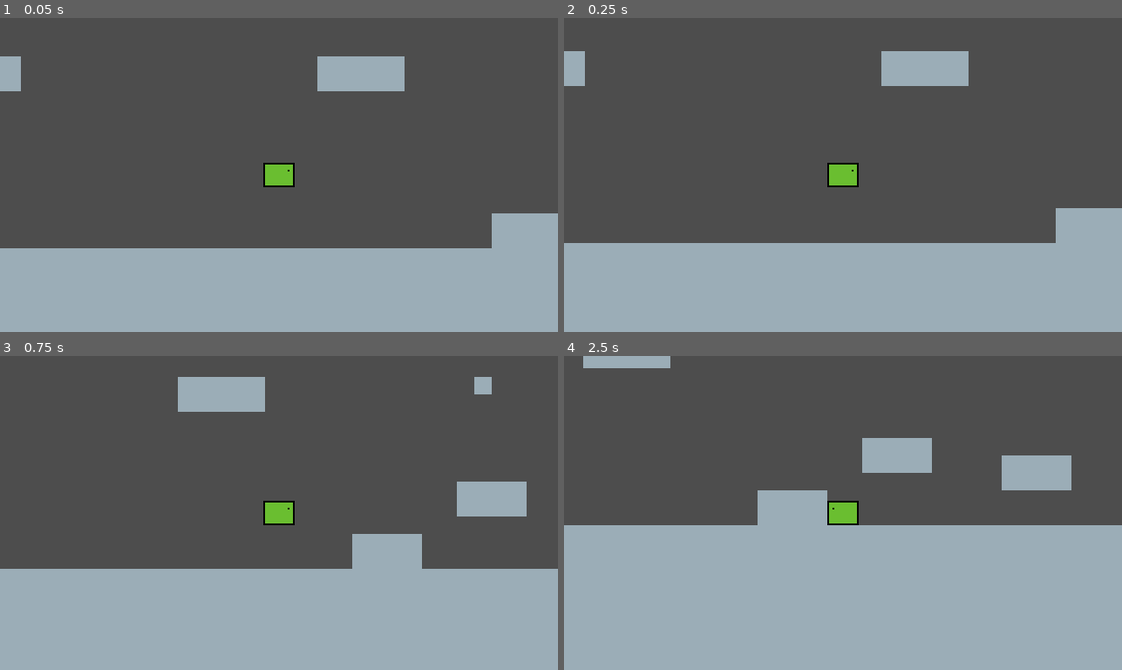
Above: before the commit, frames 1-4 (two rows, left to right).
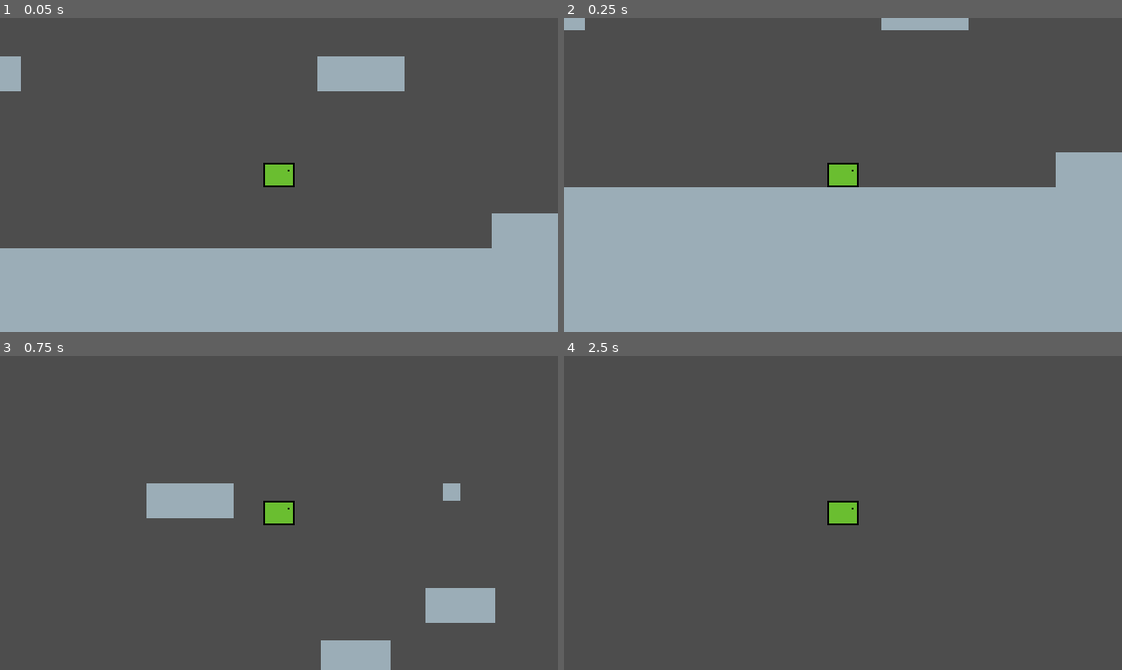
Above: after the commit, the same moments.

Repository: DaPizzaGod/Exotica
Game: Godot game, scene res://stages/prototype/level.tscn
Same seed, same stepped clock (60 frames per second), same inputs: the game is played once before the commit and once after it.
Inputs:
- Up to frame 1 (0.05 s): no input
- Up to frame 2 (0.25 s): no input
- Up to frame 3 (0.75 s): hold D (right) from 0.53 s (still down); tap W (jump) at 0.6 s
- Up to frame 4 (2.5 s): tap W (jump) at 0.77, 1.07, 1.35, 1.52, 1.82, 2.1 s; release D (right) at 2.03 s; hold A (left) from 2.03 s (still down)

Frame 1 is identical in both runs. In frame 2, 21% of the frame differs, in the area x 0-100%, y 0-72%; in frame 3, 36%; in frame 4, 51%, in the area x 0-100%, y 0-100%.

Commit message:
added momentum var

Diff:
--- a/entities/prototype/player/fall.gd
+++ b/entities/prototype/player/fall.gd
@@ -6,13 +6,13 @@
 @export var fall_movement_speed: float
 func check_physics(delta: float) -> State:
 
-	parent.velocity.y += gravity * delta
+	parent.momentum_y += gravity * delta
 
 	var movement = Input.get_axis("left", "right") * fall_movement_speed
 
 	#if movement != 0:
 		#flip sprite
-	parent.velocity.x = movement
+	parent.momentum_x = movement
 	parent.move_and_slide()
 
 	if parent.is_on_floor():
--- a/entities/prototype/player/idle.gd
+++ b/entities/prototype/player/idle.gd
@@ -8,7 +8,7 @@
 @export var deceleration: float
 
 func enter() -> void:
-	parent.velocity.x = move_toward(parent.velocity.x, 0.0, deceleration)
+	parent.momentum_x = move_toward(parent.velocity.x, 0.0, deceleration)
 
 func check_input(_event: InputEvent) -> State:
 	if Input.is_action_just_pressed("jump") and parent.is_on_floor():
--- a/entities/prototype/player/jump.gd
+++ b/entities/prototype/player/jump.gd
@@ -8,10 +8,10 @@
 @export var air_movement_speed: float
 
 func enter() -> void:
-	parent.velocity.y = -jump_force
+	parent.momentum_y = -jump_force
 
 func check_physics(delta: float) -> State:
-	parent.velocity.y += gravity * delta
+	parent.momentum_y += gravity * delta
 
 	if parent.velocity.y > 0:
 		return fall
@@ -20,7 +20,7 @@
 
 	#if movement != 0:
 		# flip character based on direction
-	parent.velocity.x = movement
+	parent.momentum_x = movement
 	parent.move_and_slide()
 
 	if parent.is_on_floor():
--- a/entities/prototype/player/move.gd
+++ b/entities/prototype/player/move.gd
@@ -28,8 +28,8 @@
 		parent.sprite.flip_h = movement < 0
 
 
-	parent.velocity.x = movement
-	parent.move_and_slide()
+	parent.momentum_x = movement
+
 
 	if !parent.is_on_floor():
 		return fall
